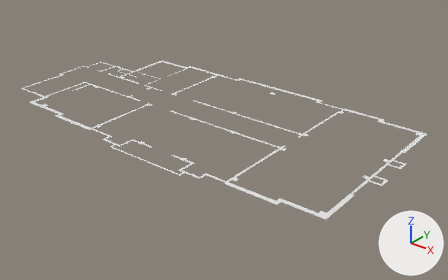
An edit to the Blender file Primero_piso/PrimerPiso.blend, drawn before and after from the same camera.
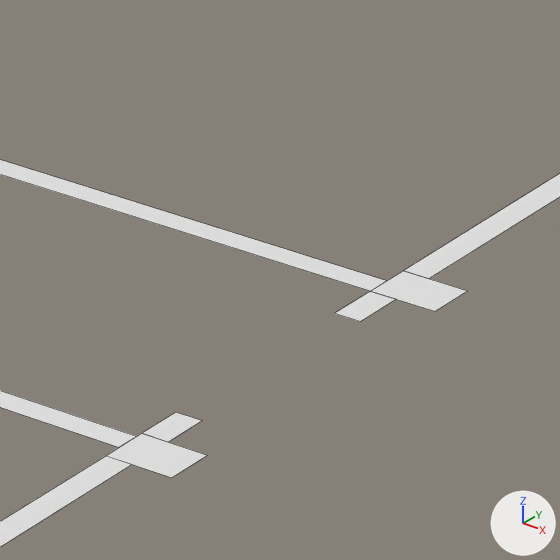
The first picture shows the older version from a camera (50 mm lens) standing at (31.8, -35.5, 21.1) and looking at (2.0, 1.7, -2.0). The close-ups show both versions on the part from 60% to 71% of the width and 39% to 56% of the height of that picture; other places that the commit changed are outside them. The axes (+X, +Y, +Z) are drawn at lower right. The lights are the same throughout. The close-ups show mesh edges as thin lines.
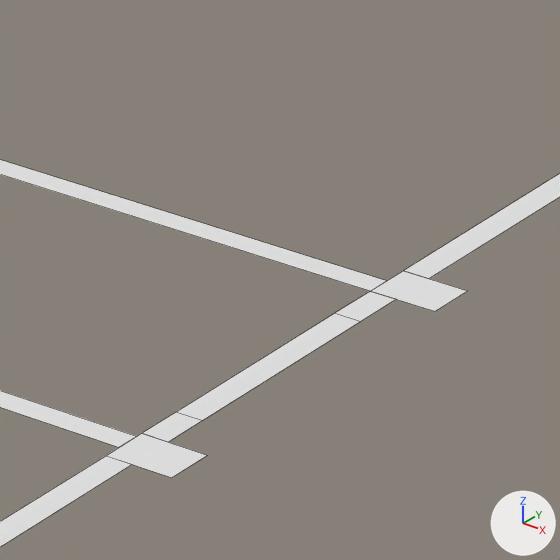
The change, as a list of edits to the scene's bpy script:
```text
Change me_plane:
    where me_plane.from_pydata(...)  # 631 vertices, 242 faces; spans x -149.0..201.0, y -6.0..176.0, z 0.0
    used by ob_plane; location = (-2.78, -7.243, 0.0); scale = (0.1, 0.1, 1.3)
    me_plane part 1: the loose piece of 4 vertices spanning x 189.0..191.0, y 79.0..99.0, z 0.0 is copied, and the copy is moved by (-74.0, 0.0, 0.0); it spans x 115.0..117.0, y 79.0..98.0, z 0.0
```

Location of each change, [x1, y1, x2, y2] in pixels of the close-ups (560 x 560 px):
part 1 of me_plane, added: after [177, 314, 360, 421]
